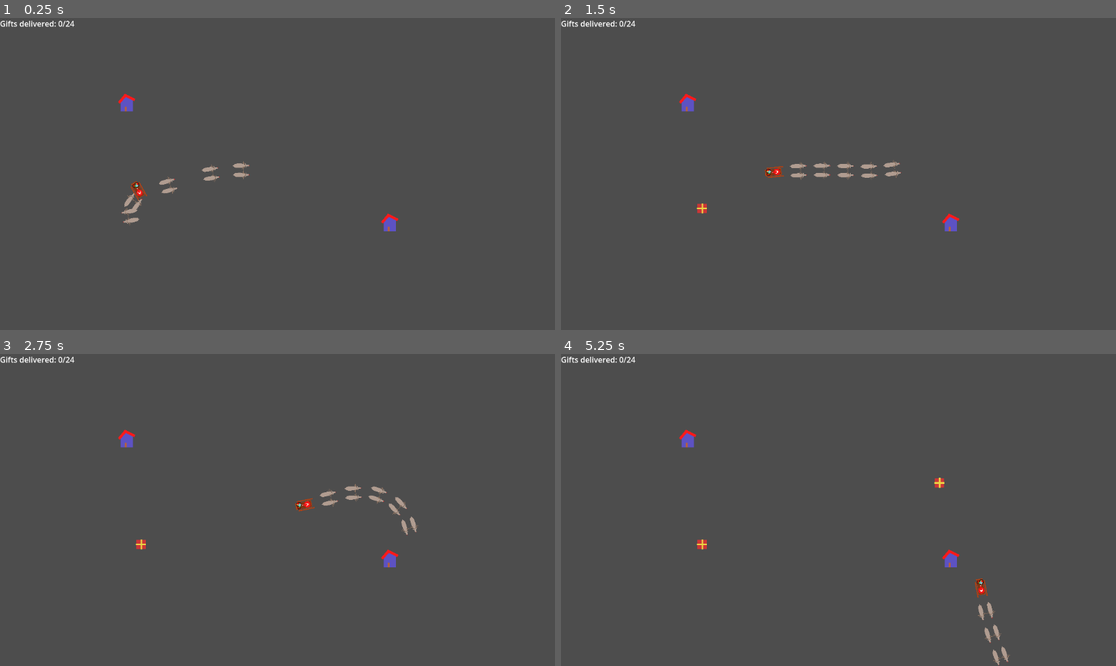
Above: before the commit, frames 1-4 (two rows, left to right).
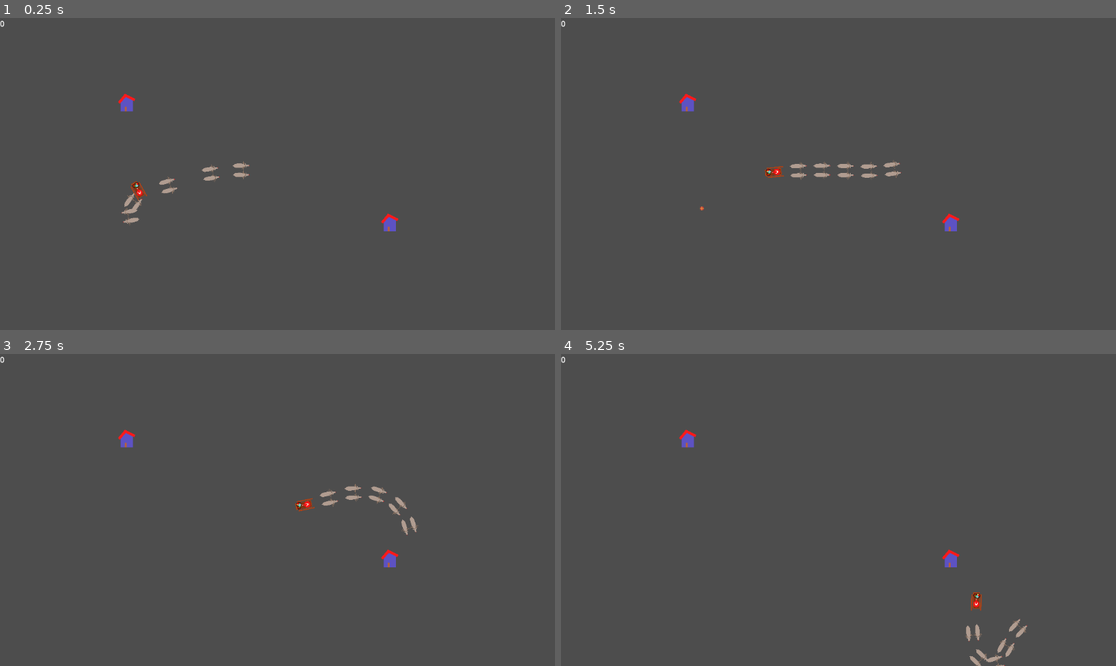
Above: after the commit, the same moments.

Repository: AnetteRana/AdventKalender
Game: Godot game, scene res://Levels/Level_01.tscn
The game is run twice, just before and just after one commit, with the same random seed, the same clock (stepped at 60 frames per second) and the same inputs. This scene is started directly instead of the project's main scene.
Inputs:
- Up to frame 1 (0.25 s): no input
- Up to frame 2 (1.5 s): tap Enter (ui_accept) at 0.5, 0.77 s; tap Space (DropGift) at 0.6 s; tap Left (Rotate_anticlockwise) at 1.35 s
- Up to frame 3 (2.75 s): tap Enter (ui_accept) at 1.52 s; hold Right (Rotate_clockwise) from 2.03 s (still down)
- Up to frame 4 (5.25 s): release Right (Rotate_clockwise) at 2.78 s; tap R at 2.85 s; tap Enter (ui_accept) at 3.02, 3.77, 4.52 s; tap Space (DropGift) at 3.6 s; tap Left (Rotate_anticlockwise) at 4.35 s; hold Right (Rotate_clockwise) from 5.03 s (still down)

The runs differ from the first frame. In frame 1, 0.1% of the frame differs, in the area x 0-14%, y 0-3%; in frame 2, 0.2%; in frame 3, 0.2%; in frame 4, 0.9%, in the area x 0-84%, y 0-100%.

Commit message:
Gifts dropping and landing in houses

Diff:
--- a/Levels/Level_01.tscn
+++ b/Levels/Level_01.tscn
@@ -1,7 +1,8 @@
-[gd_scene load_steps=5 format=3 uid="uid://cdqbwm5puls71"]
+[gd_scene load_steps=6 format=3 uid="uid://cdqbwm5puls71"]
 
 [ext_resource type="Script" uid="uid://clafnc2aabi4h" path="res://Scripts/GameManager.gd" id="1_mtno4"]
 [ext_resource type="PackedScene" uid="uid://dpbpbeagtgpb4" path="res://Scenes/House.tscn" id="1_t20ai"]
+[ext_resource type="Script" uid="uid://dqv803xjwhlc2" path="res://Scripts/current_score_display.gd" id="3_lkd0j"]
 [ext_resource type="PackedScene" uid="uid://2lebywwccw2m" path="res://Scenes/Sleigh.tscn" id="3_tdu8r"]
 [ext_resource type="PackedScene" uid="uid://bikx422cntmwl" path="res://Scenes/Reindeer.tscn" id="5_yu5cb"]
 
@@ -16,10 +17,11 @@
 [node name="House2" parent="." instance=ExtResource("1_t20ai")]
 position = Vector2(809, 424)
 
-[node name="Label" type="Label" parent="."]
+[node name="ScoreLabel" type="Label" parent="."]
 offset_right = 99.0
 offset_bottom = 48.0
 text = "Gifts delivered: 0/24"
+script = ExtResource("3_lkd0j")
 
 [node name="Sledge" parent="." instance=ExtResource("3_tdu8r")]
 position = Vector2(145, 317)
--- a/Scenes/Gift.tscn
+++ b/Scenes/Gift.tscn
@@ -1,10 +1,23 @@
-[gd_scene load_steps=2 format=3 uid="uid://c0i4mfsm4kgka"]
+[gd_scene load_steps=4 format=3 uid="uid://c0i4mfsm4kgka"]
 
+[ext_resource type="Script" uid="uid://dytpxx41xy4s3" path="res://Scripts/gift.gd" id="1_k6tov"]
 [ext_resource type="Texture2D" uid="uid://b25rnitk2na48" path="res://Assets/Sprites/gift.svg" id="1_xcs3i"]
 
+[sub_resource type="CircleShape2D" id="CircleShape2D_8qck2"]
+radius = 13.6015
+
 [node name="Gift" type="Node2D"]
+z_index = 5
+script = ExtResource("1_k6tov")
 
 [node name="Sprite2D" type="Sprite2D" parent="."]
 position = Vector2(0.5, 0)
 scale = Vector2(0.0277778, 0.0277411)
 texture = ExtResource("1_xcs3i")
+
+[node name="Detector" type="Area2D" parent="."]
+collision_layer = 3
+collision_mask = 5
+
+[node name="CollisionShape2D" type="CollisionShape2D" parent="Detector"]
+shape = SubResource("CircleShape2D_8qck2")
--- a/Scenes/House.tscn
+++ b/Scenes/House.tscn
@@ -1,9 +1,20 @@
-[gd_scene load_steps=2 format=3 uid="uid://dpbpbeagtgpb4"]
+[gd_scene load_steps=4 format=3 uid="uid://dpbpbeagtgpb4"]
 
+[ext_resource type="Script" uid="uid://ejjv0ftm2rt2" path="res://Scripts/house.gd" id="1_ftrsn"]
 [ext_resource type="Texture2D" uid="uid://p40i0qdc3bgt" path="res://Assets/Sprites/Houses/house_01.svg" id="1_xvb4y"]
 
-[node name="House" type="Node2D"]
+[sub_resource type="RectangleShape2D" id="RectangleShape2D_ftrsn"]
+size = Vector2(37, 40)
+
+[node name="House" type="StaticBody2D" groups=["house"]]
+collision_layer = 5
+collision_mask = 3
+script = ExtResource("1_ftrsn")
 
 [node name="Sprite2D" type="Sprite2D" parent="."]
 scale = Vector2(0.05, 0.05)
 texture = ExtResource("1_xvb4y")
+
+[node name="CollisionShape2D" type="CollisionShape2D" parent="."]
+position = Vector2(0.5, 1)
+shape = SubResource("RectangleShape2D_ftrsn")
--- a/Scenes/Main.tscn
+++ b/Scenes/Main.tscn
@@ -1,9 +1,11 @@
-[gd_scene load_steps=3 format=3 uid="uid://jw4gbd3s8pdr"]
+[gd_scene load_steps=4 format=3 uid="uid://jw4gbd3s8pdr"]
 
 [ext_resource type="PackedScene" uid="uid://cq2ww2k4qwss7" path="res://UI/LevelButton.tscn" id="1_idj7w"]
+[ext_resource type="Script" uid="uid://clafnc2aabi4h" path="res://Scripts/GameManager.gd" id="1_kln2b"]
 [ext_resource type="Theme" uid="uid://de4gnedaff1q4" path="res://ChristmasTheme.tres" id="2_kln2b"]
 
 [node name="MainMenu" type="Node2D"]
+script = ExtResource("1_kln2b")
 
 [node name="GridContainer" type="GridContainer" parent="."]
 offset_right = 823.0
--- a/Scenes/Reindeer.tscn
+++ b/Scenes/Reindeer.tscn
@@ -4,6 +4,7 @@
 [ext_resource type="Texture2D" uid="uid://lrvvd8f6rmqm" path="res://Assets/Sprites/reindeer.svg" id="4_46krx"]
 
 [node name="Sledge" type="Node2D"]
+z_index = 10
 
 [node name="Sprite2D2" type="Sprite2D" parent="."]
 position = Vector2(-3.05176e-05, 0)
--- a/Scenes/Sleigh.tscn
+++ b/Scenes/Sleigh.tscn
@@ -6,6 +6,7 @@
 [ext_resource type="Script" uid="uid://brxmjju2oeddf" path="res://Scripts/movement_component.gd" id="4_k2c86"]
 
 [node name="Sleigh" type="Node2D"]
+z_index = 10
 script = ExtResource("1_4rk31")
 gift_scene = ExtResource("2_hi1ed")
 
--- a/Scripts/GameManager.gd
+++ b/Scripts/GameManager.gd
@@ -1,6 +1,6 @@
 extends Node
 
-var score = 0
+var score: int = 0
 
 func add_point():
 	score += 1
--- /dev/null
+++ b/Scripts/current_score_display.gd
@@ -0,0 +1,4 @@
+extends Label
+
+func _process(delta: float) -> void:
+	text = str(GameManager.score)
--- /dev/null
+++ b/Scripts/gift.gd
@@ -0,0 +1,55 @@
+extends Node2D
+
+@export var fall_duration: float = 0.8
+@export var final_scale: float = 0.4
+@export var miss_delay: float = 0.5
+
+@export var house_group: StringName = &"house"
+@export var audio_clicked: AudioStream = preload("res://Assets/Audio/HitSnow1.wav")
+
+func _playAudio(): #TODO: make an audio manager instead
+	var player = AudioStreamPlayer.new()
+	add_child(player)
+	player.stream = audio_clicked
+	player.play()
+
+func _ready() -> void:
+	# Animate scaling down over fall_duration
+	var start_scale := scale
+	var target_scale := start_scale * final_scale
+
+	var tween := create_tween()
+	tween.tween_property(self, "scale", target_scale, fall_duration) \
+		.set_trans(Tween.TRANS_QUAD) \
+		.set_ease(Tween.EASE_OUT)
+
+	await tween.finished
+	await _resolve_landing()
+
+
+func _resolve_landing() -> void:
+	var house := _find_house_under()
+	if house and house.has_method("receive_gift"):
+		house.receive_gift()
+		queue_free()
+		return
+
+	# Missed house
+	if AudioStream:
+		_playAudio()
+
+
+	await get_tree().create_timer(miss_delay).timeout
+	queue_free()
+
+
+func _find_house_under() -> Node:
+	var detector := $Detector as Area2D
+	if detector == null:
+		return null
+
+	for body in detector.get_overlapping_bodies():
+		if body.is_in_group(house_group):
+			return body
+
+	return null
--- /dev/null
+++ b/Scripts/house.gd
@@ -0,0 +1,12 @@
+extends Node2D
+
+var has_gift: bool = false
+
+func receive_gift() -> void:
+	if has_gift == true:
+		pass
+		#fail / overfilled
+	else:
+		has_gift = true
+		# should update score in gameManager
+		GameManager.add_point()
--- a/Scripts/movement_component.gd
+++ b/Scripts/movement_component.gd
@@ -7,15 +7,21 @@
 @export var forward_speed: float = 150
 @export var rotation_speed: float = 2.0
 
+@export var bounce_padding: float = 5.0
+@export var bounce_damp: float = 1.0
+
 func _physics_process(delta: float) -> void:
 	var body:= get_parent() as Node2D
 	if body == null:
 		return
 
+	# movement
 	if is_leader:
 		_leader_move(body, delta)
 	else:
 		_follower_move(body, delta)
+
+	_bounce_edges(body)
 
 func _leader_move(body: Node2D, delta: float) -> void:
 	var turn := 0.0
@@ -35,3 +41,39 @@
 	body.position = body.position.lerp(desired_pos, 8.0 * delta)
 	var desired_rot = (follow_target.position - body.position).angle()
 	body.rotation = lerp_angle(body.rotation, desired_rot, 8.0 * delta)
+
+func _bounce_edges(body: Node2D) -> void:
+	var screen_size = get_viewport().get_visible_rect().size
+
+	var hit_vertical := false   # left/right walls
+	var hit_horizontal := false # top/bottom walls
+
+	# X bounds
+	if body.position.x < bounce_padding:
+		body.position.x = bounce_padding
+		hit_vertical = true
+	elif body.position.x > screen_size.x - bounce_padding:
+		body.position.x = screen_size.x - bounce_padding
+		hit_vertical = true
+
+	# Y bounds
+	if body.position.y < bounce_padding:
+		body.position.y = bounce_padding
+		hit_horizontal = true
+	elif body.position.y > screen_size.y - bounce_padding:
+		body.position.y = screen_size.y - bounce_padding
+		hit_horizontal = true
+
+	if not (hit_vertical or hit_horizontal):
+		return
+
+	var forward = Vector2.RIGHT.rotated(body.rotation)
+	var reflected = forward
+
+	if hit_vertical:
+		reflected.x = -reflected.x
+	if hit_horizontal:
+		reflected.y = -reflected.y
+
+	var target_angle = reflected.angle()
+	body.rotation = lerp_angle(body.rotation, target_angle, bounce_damp)
--- a/project.godot
+++ b/project.godot
@@ -14,6 +14,10 @@
 run/main_scene="uid://jw4gbd3s8pdr"
 config/features=PackedStringArray("4.4", "GL Compatibility")
 config/icon="res://icon.svg"
+
+[autoload]
+
+GameManager="*res://Scripts/GameManager.gd"
 
 [input]
 
Not shown, added: Assets/Audio/HitSnow1.wav.import
Not shown, added: Assets/Audio/HitSnow2.wav.import
Not shown, added: Assets/Audio/HitSnow3.wav.import
Not shown, added: Assets/Audio/Metal, Impact, Item, Drop On Snow, Impact, Variations SND133923.wav.import
Not shown, added: Scripts/current_score_display.gd.uid
Not shown, added: Scripts/gift.gd.uid
Not shown, added: Scripts/house.gd.uid
Not shown, added: Assets/Audio/HitSnow1.wav
Not shown, added: Assets/Audio/HitSnow2.wav
Not shown, added: Assets/Audio/HitSnow3.wav
Not shown, added: Assets/Audio/Metal, Impact, Item, Drop On Snow, Impact, Variations SND133923.wav
